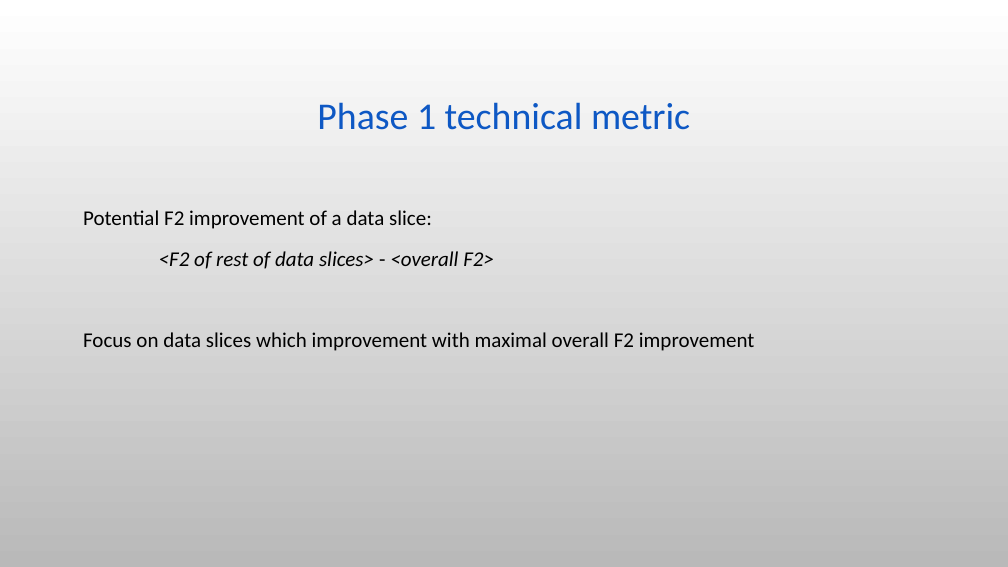
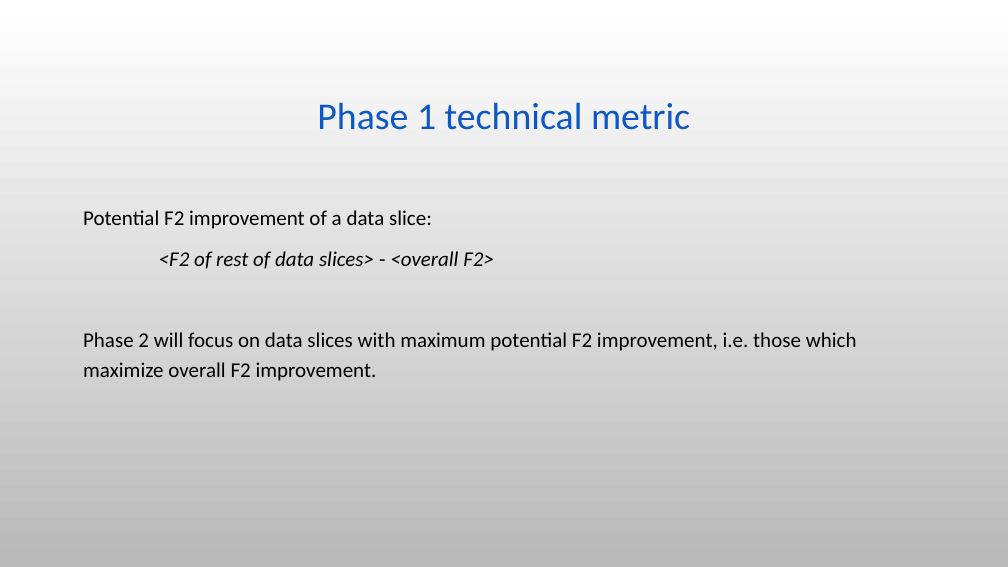
Before and after one commit to stavco9/mlops-final-project, a slide deck: slide 8 of docs/MLOps Final Project.pptx. Drawn at 1008x567 pixels with LibreOffice and Linux fonts; fonts in the diff are those of the drawing; background and template pictures are left out. Boxes give left, top, right and bottom in pixels: in the first picture for what was removed or moved away, otherwise in the second. Text is boxed around its words. In the diff, an @@ line names an element or a change of style, - is before the commit and + after.

```diff
--- a/docs/MLOps Final Project.pptx
+++ b/docs/MLOps Final Project.pptx
@@ text at (x1=83, y1=332, x2=857, y2=381): text changed @@
-Focus on data slices which improvement with maximal overall F2 improvement
+Phase 2 will focus on data slices with maximum potential F2 improvement, i.e. those which maximize overall F2 improvement.
```
Also in this commit, not shown: 6 other slides changed, 4 slides added, 1 other file.
